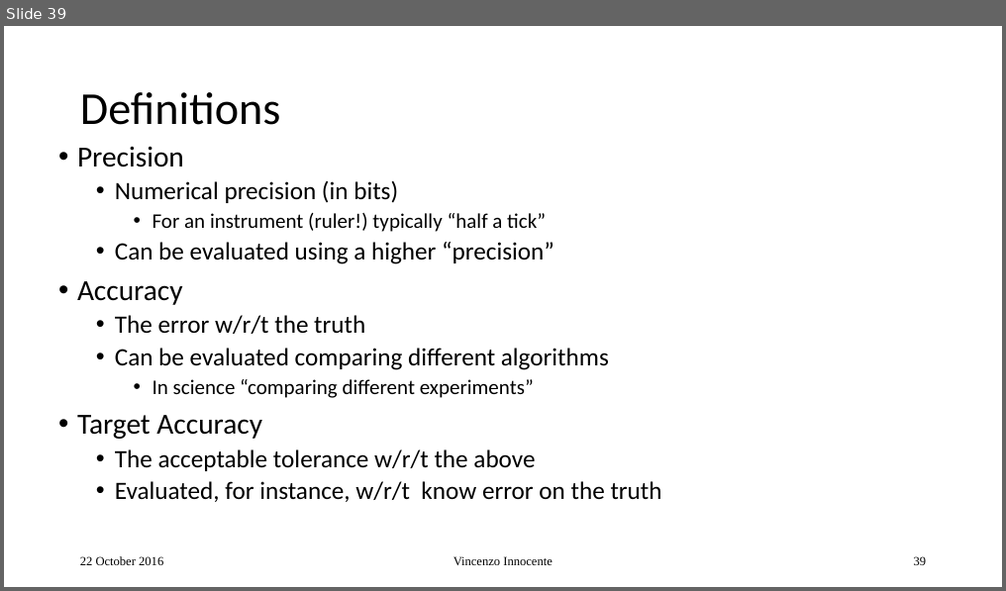
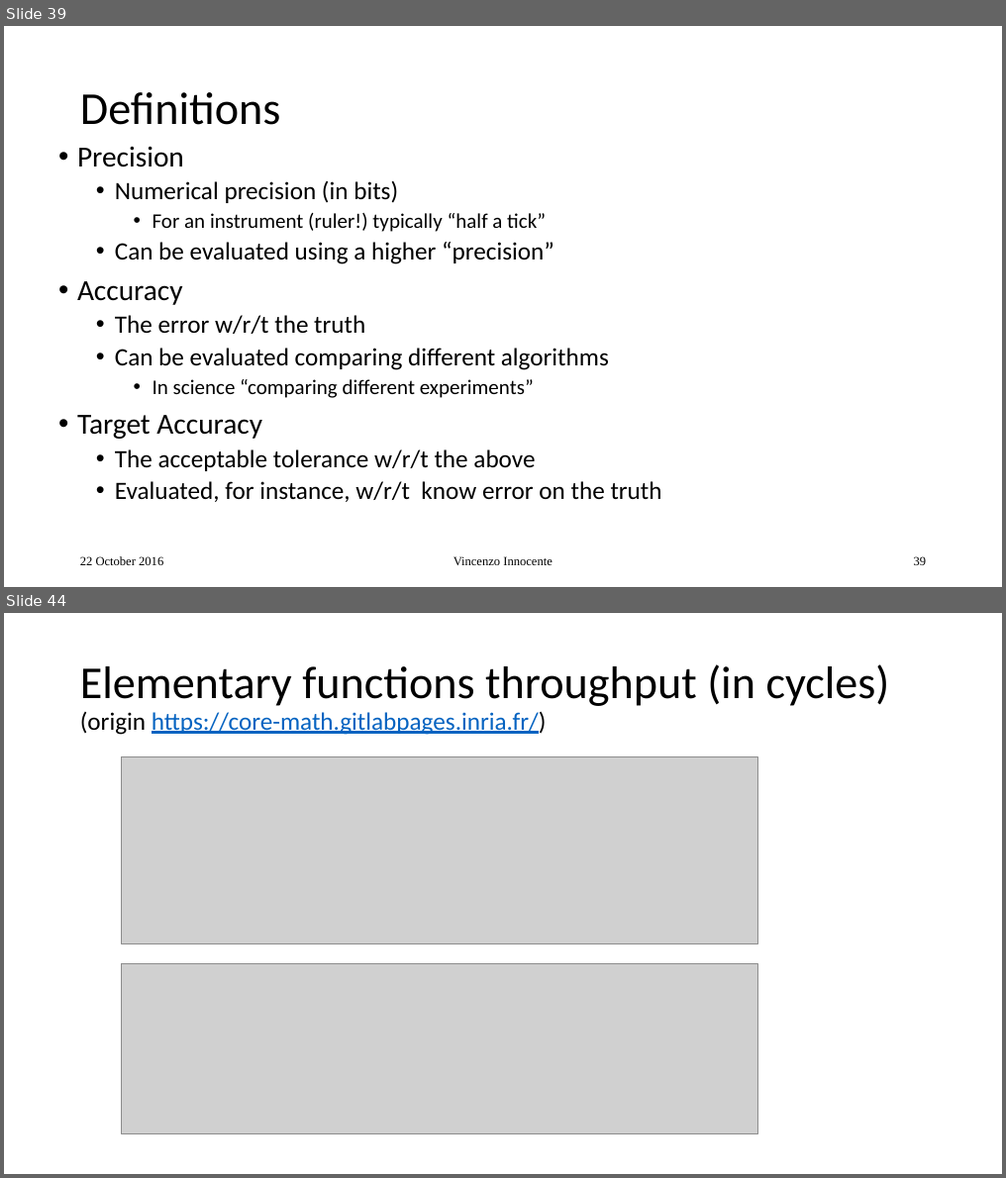
Before and after one commit to VinInn/FPCourse, a slide deck: Slides/FPforScientist.pptx. Shown one above the other, each under a label of ours: slide 39 before the commit, slides 39 and 44 after it; the slides between them are not shown. The pictures are 1006x591 and 1006x1178 pixels, drawn with LibreOffice and Linux fonts; fonts in the diff are those of the drawing; grey boxes stand for pictures. Boxes give left, top, right and bottom in pixels: in the first picture for what was removed or moved away, otherwise in the second. Text is boxed around its words. In the diff, an @@ line names an element or a change of style, - is before the commit and + after.

```diff
--- a/Slides/FPforScientist.pptx
+++ b/Slides/FPforScientist.pptx
@@ slide 44 added at bbox=[4, 613, 1002, 1174], background #FFFFFF @@
@@ title added at bbox=[80, 664, 890, 735], 24 pt, text #000000 @@
+Elementary functions throughput (in cycles)
+(origin https://core-math.gitlabpages.inria.fr/)
@@ picture added at bbox=[122, 758, 757, 944] @@
@@ picture added at bbox=[122, 964, 757, 1135] @@
```
Also in this commit, not shown: 5 other slides added.
